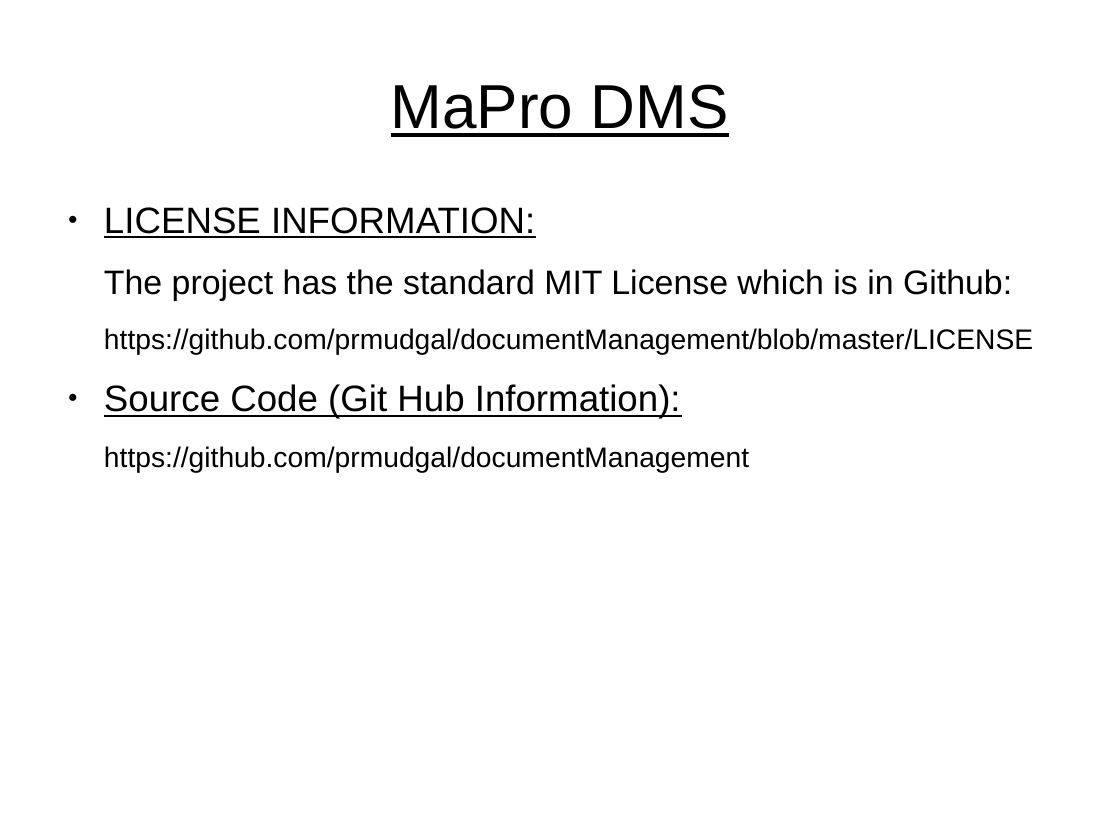
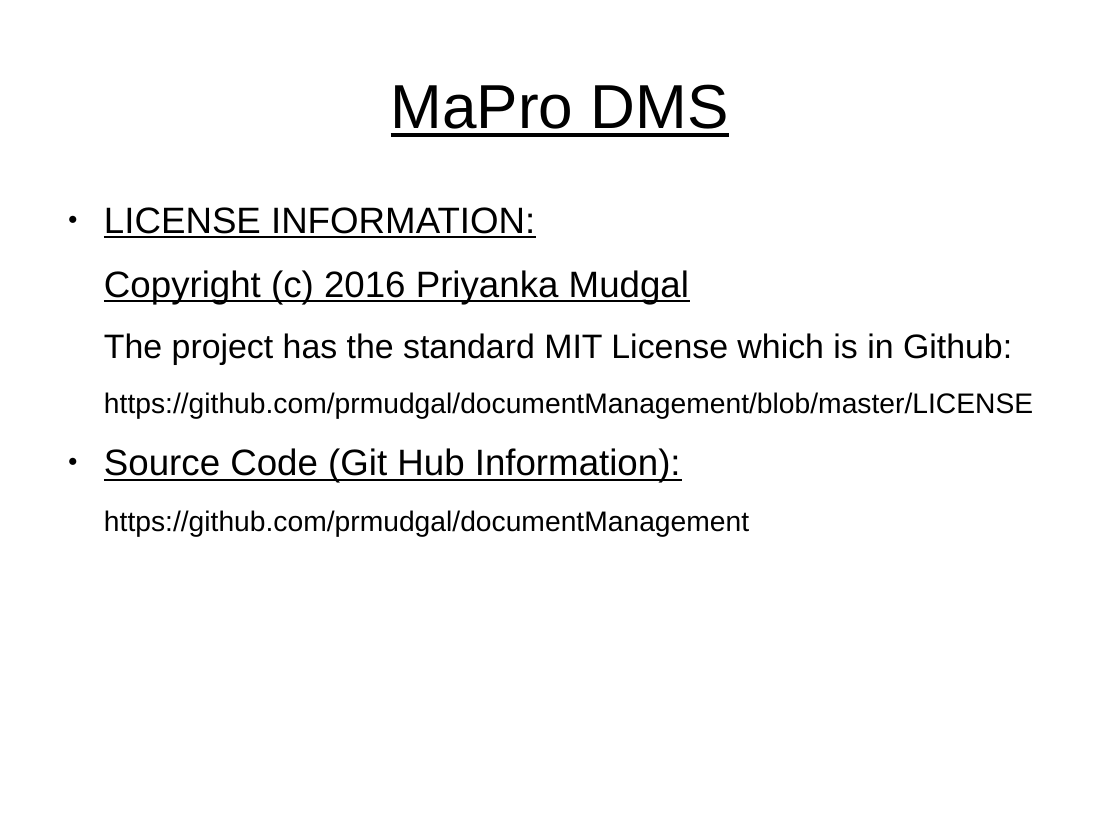
Before and after one commit to prmudgal/documentManagement, a slide deck: slide 3 of MaProDMS_Presentation.odp (slide 4 before the commit). Drawn at 1120x840 pixels with LibreOffice and Linux fonts; fonts in the diff are those of the drawing. Boxes give left, top, right and bottom in pixels: in the first picture for what was removed or moved away, otherwise in the second. Text is boxed around its words. In the diff, an @@ line names an element or a change of style, - is before the commit and + after.

Commit message:
Added few details to presentation

```diff
--- a/MaProDMS_Presentation.odp
+++ b/MaProDMS_Presentation.odp
@@ text at (104, 270, 689, 304): paragraph added @@
+Copyright (c) 2016 Priyanka Mudgal
```
